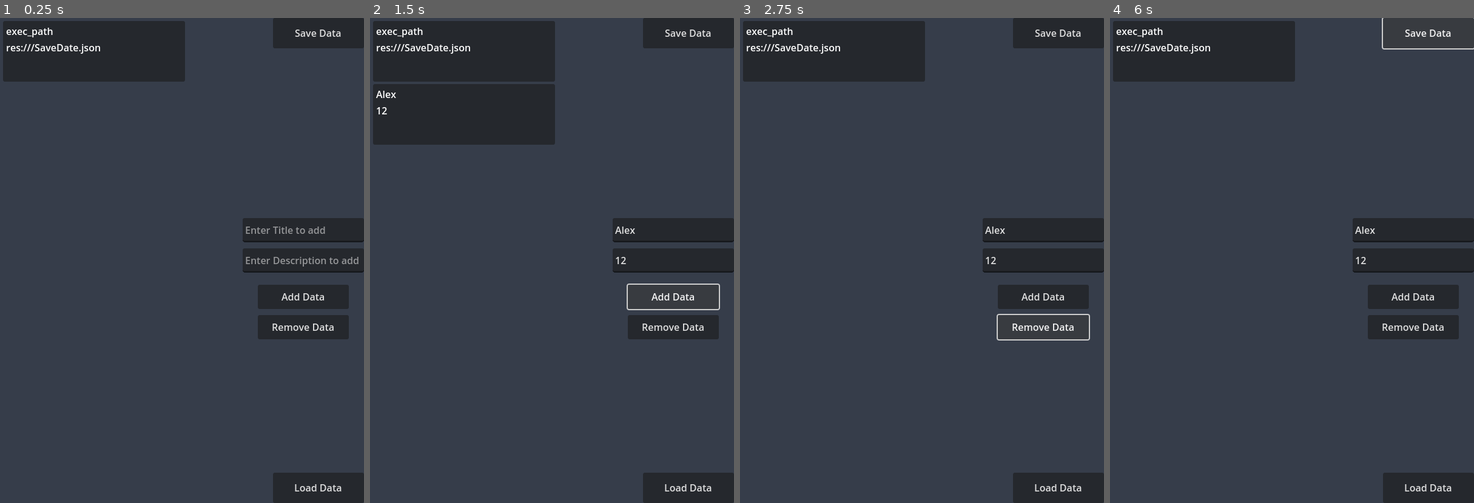
Above: before the commit, frames 1-4 (left to right).
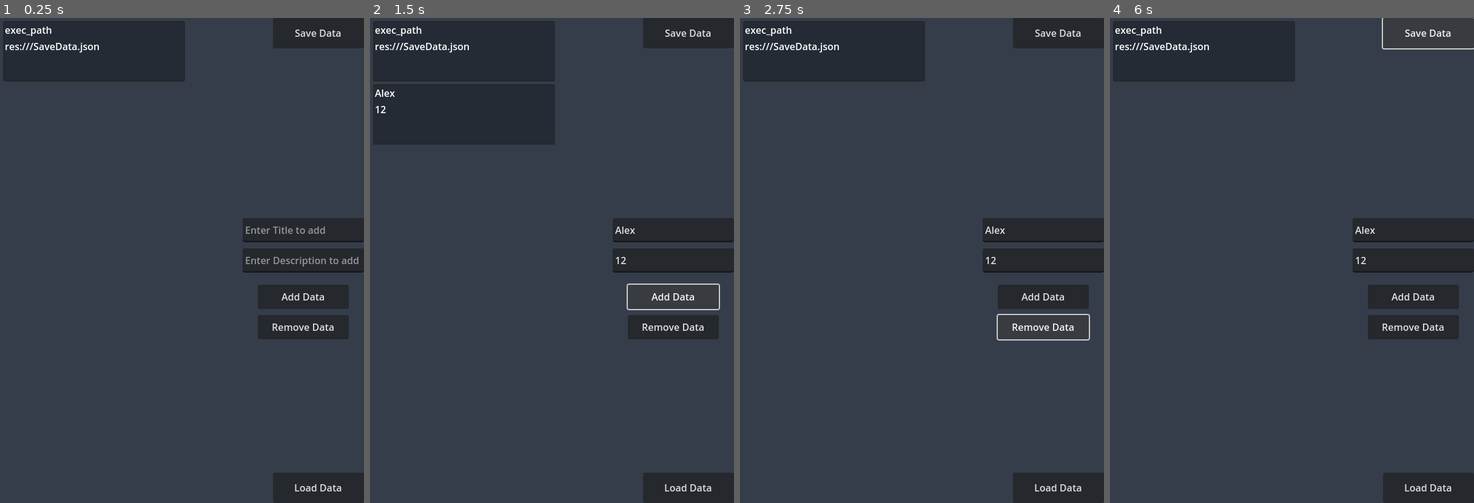
Above: after the commit, the same moments.

Repository: attemptedhippo/godot_bestiary_parser
Game: Godot game, scene res://user_interface.tscn
The game is run twice, just before and just after one commit, with the same random seed, the same clock (stepped at 60 frames per second) and the same inputs.
Inputs (mouse positions are in pixels of both pictures, inside the frame that each line leads up to):
- Up to frame 1 (0.25 s): no input
- Up to frame 2 (1.5 s): click (672, 231) at 0.52 s; type "Alex" at 0.6 s; click (672, 260) at 0.75 s; type "12" at 0.83 s; click "Add Data" at 1.25 s
- Up to frame 3 (2.75 s): click "Remove Data" at 2 s
- Up to frame 4 (6 s): click "Add Data" at 2.75 s; click "Remove Data" at 3.5 s; click "Add Data" at 4.25 s; click "Remove Data" at 5 s; click "Save Data" at 5.75 s

The runs differ from the first frame. In frame 1, 0.4% of the frame differs, in the area x 1-28%, y 1-8%; in frame 2, 0.5%, in the area x 1-28%, y 1-20%; in frame 3, 0.4%; in frame 4, 0.4%.

Commit message:
added scaffolding for arbitrary list item selection

Diff:
--- a/data_single_ui.gd
+++ b/data_single_ui.gd
@@ -2,6 +2,10 @@
 
 @onready var title_label: Label = $MarginContainer/VBoxContainer/TitleLabel
 @onready var description_label: Label = $MarginContainer/VBoxContainer/DescriptionLabel
+@onready var outline: Panel = $Outline
+@onready var panel: Panel = $MarginContainer/Panel
+
+var selected: bool = false
 
 func get_title():
 	return title_label.text
@@ -14,3 +18,21 @@
 
 func set_description(text):
 	description_label.text = text
+
+func get_selected() -> bool:
+	return selected
+
+func _on_selected() -> void:
+	selected = not selected
+	if selected:
+		outline.visible = true
+	else:
+		outline.visible = false
+
+func _on_gui_input(event: InputEvent) -> void:
+	if event is InputEventMouseButton and event.pressed:
+		if event.button_index == MOUSE_BUTTON_LEFT:
+			print("mouse button")
+			_on_selected()
+			panel.add_theme_constant_override("border_width_left", 3)
+			panel.add_theme_color_override("border_color", Color(1, 1, 1))
--- a/data_single_ui.tscn
+++ b/data_single_ui.tscn
@@ -1,6 +1,11 @@
-[gd_scene load_steps=2 format=3 uid="uid://civknxgrp2qfc"]
+[gd_scene load_steps=5 format=3 uid="uid://civknxgrp2qfc"]
 
 [ext_resource type="Script" uid="uid://btjfrpeeefuxd" path="res://data_single_ui.gd" id="1_37boh"]
+[ext_resource type="StyleBox" uid="uid://coeuexwmd2bt5" path="res://style_box_selected.tres" id="1_ffoxg"]
+[ext_resource type="StyleBox" uid="uid://r3j1ugsbf1jn" path="res://style_box_clear.tres" id="1_rsxoh"]
+
+[sub_resource type="Theme" id="Theme_ffoxg"]
+resource_local_to_scene = true
 
 [node name="DataSingleUI" type="PanelContainer"]
 custom_minimum_size = Vector2(300, 100)
@@ -8,12 +13,24 @@
 offset_bottom = 100.0
 script = ExtResource("1_37boh")
 
+[node name="Outline" type="Panel" parent="."]
+visible = false
+layout_mode = 2
+mouse_filter = 2
+theme = SubResource("Theme_ffoxg")
+theme_override_styles/panel = ExtResource("1_ffoxg")
+
 [node name="MarginContainer" type="MarginContainer" parent="."]
 layout_mode = 2
-theme_override_constants/margin_left = 5
-theme_override_constants/margin_top = 5
-theme_override_constants/margin_right = 5
-theme_override_constants/margin_bottom = 5
+mouse_filter = 2
+theme_override_constants/margin_left = 3
+theme_override_constants/margin_top = 3
+theme_override_constants/margin_right = 3
+theme_override_constants/margin_bottom = 3
+
+[node name="Panel" type="Panel" parent="MarginContainer"]
+layout_mode = 2
+theme_override_styles/panel = ExtResource("1_rsxoh")
 
 [node name="VBoxContainer" type="VBoxContainer" parent="MarginContainer"]
 layout_mode = 2
@@ -26,3 +43,5 @@
 layout_mode = 2
 text = "This is a description of this data block sdgsd"
 autowrap_mode = 2
+
+[connection signal="gui_input" from="." to="." method="_on_gui_input"]
--- /dev/null
+++ b/style_box_clear.tres
@@ -0,0 +1,5 @@
+[gd_resource type="StyleBoxFlat" format=3 uid="uid://r3j1ugsbf1jn"]
+
+[resource]
+bg_color = Color(0.14509805, 0.16862746, 0.20392157, 1)
+border_blend = true
--- /dev/null
+++ b/style_box_selected.tres
@@ -0,0 +1,4 @@
+[gd_resource type="StyleBoxFlat" format=3 uid="uid://coeuexwmd2bt5"]
+
+[resource]
+bg_color = Color(1, 1, 1, 1)
--- a/user_interface.gd
+++ b/user_interface.gd
@@ -1,7 +1,7 @@
 extends Control
 
 var exec_path = "error"
-var save_file_name = "SaveDate.json"
+var save_file_name = "SaveData.json"
 var full_path = "error"
 
 var data_single_ui_scene = preload("res://data_single_ui.tscn")
Renamed: Creatures.json -> SaveData.json
